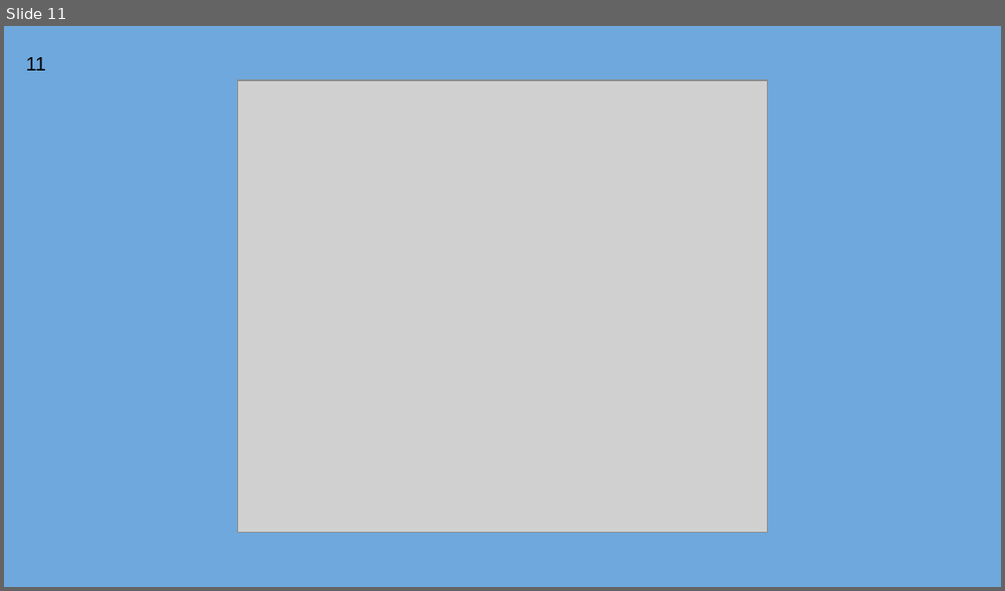
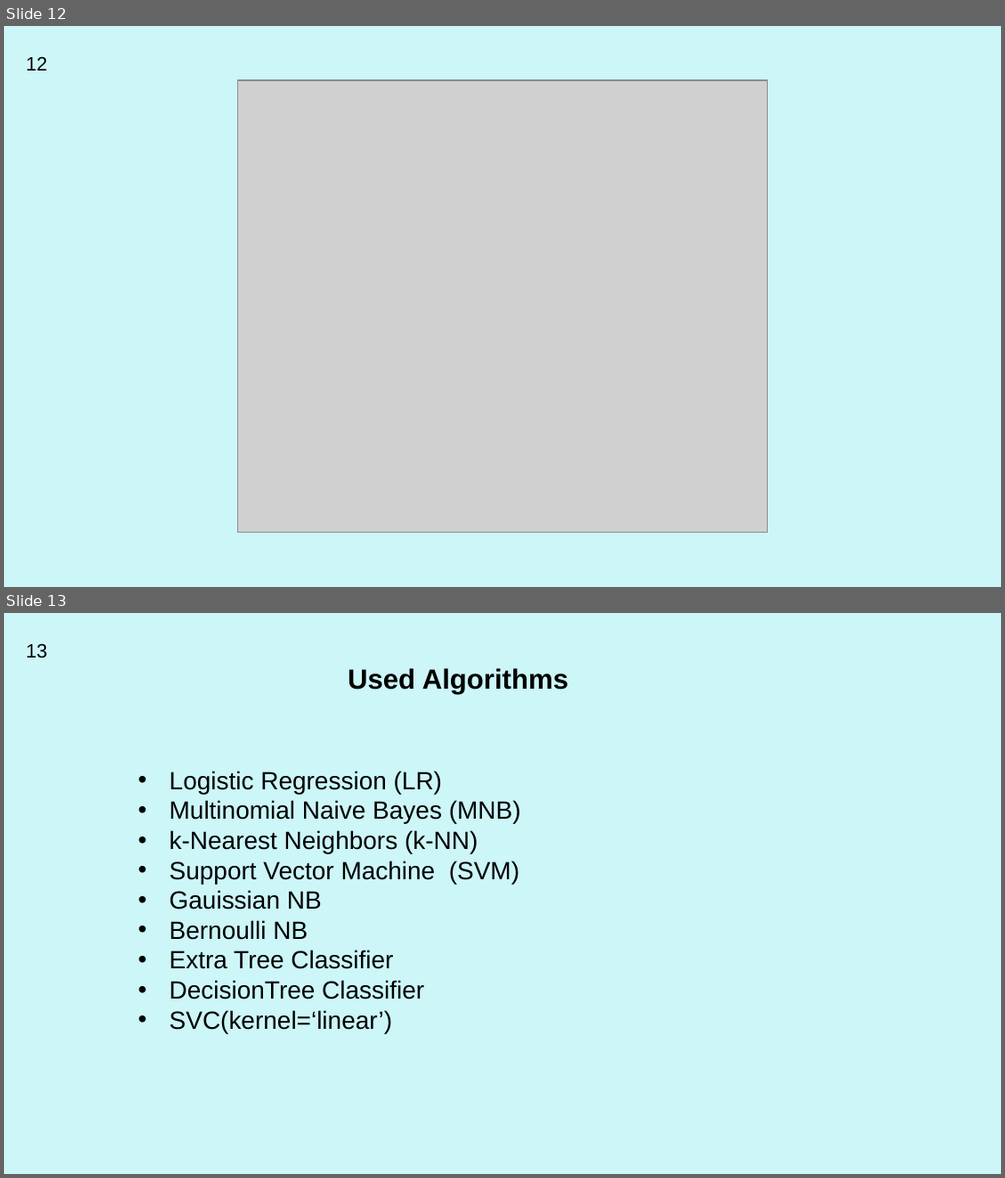
Before and after one commit to bugseerdogan/CSE4095S17_Group3, a slide deck: CSE4095S17_Group3.pptx. Shown one above the other, each under a label of ours: slide 11 before the commit, slides 12 and 13 after it. The pictures are 1005x591 and 1005x1178 pixels, drawn with LibreOffice and Linux fonts; fonts in the diff are those of the drawing; grey boxes stand for pictures. Boxes give left, top, right and bottom in pixels: in the first picture for what was removed or moved away, otherwise in the second. Text is boxed around its words. In the diff, an @@ line names an element or a change of style, - is before the commit and + after.

```diff
--- a/CSE4095S17_Group3.pptx
+++ b/CSE4095S17_Group3.pptx
@@ slide 13 added at (x1=4, y1=613, x2=1001, y2=1174), background #CCF6F8 @@
@@ page number added at (x1=26, y1=643, x2=48, y2=658), 14 pt, text #000000 @@
+13
@@ text added at (x1=170, y1=668, x2=568, y2=1033), 18 pt, text #000000 @@
+Used Algorithms
+        • Logistic Regression (LR)
+    • Multinomial Naive Bayes (MNB)
+    • k-Nearest Neighbors (k-NN)
+    • Support Vector Machine (SVM)
+    • Gauissian NB
+    • Bernoulli NB
+    • Extra Tree Classifier
+    • DecisionTree Classifier
+    • SVC(kernel=‘linear’)
@@ what was slide 11 is now slide 12 @@
@@ slide 12 changed as well @@
@@ background #6FA8DC to #CCF6F8 @@
@@ page number at (x1=26, y1=56, x2=48, y2=70): text changed @@
-11
+12
```
Also in this commit, not shown: 7 other slides changed, 11 other slides added, 3 slides removed.
